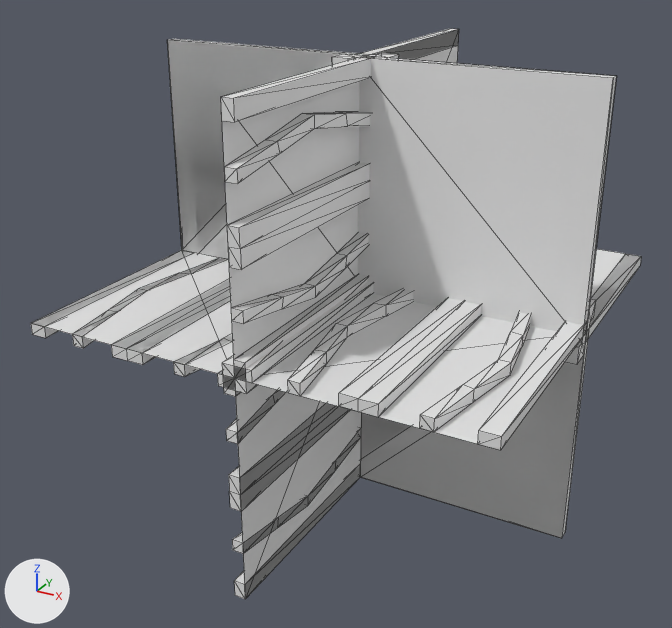
One commit to the OBJ model Data/bmc/tiles/t_104.obj: the scene before it, then after it.
Before and after are seen from a 50 mm lens placed at (0.876, -1.715, 0.777), pointed at (-0.04, -0.05, -0.055). The lights are fixed; the arrows at lower left show +X, +Y and +Z. Mesh edges are drawn as thin lines. Where no turn or scale is listed for an object, it has been applied to the vertices.

Script lines for the objects in view, before the commit:
```python
me_t_104 = bpy.data.meshes.new('t_104')
me_t_104.from_pydata(...)  # 415 vertices, 798 faces; spans x -0.5..0.5, y -0.5..0.5, z -0.5..0.5
ob_t_104 = bpy.data.objects.new('t_104', me_t_104)
ob_t_104.location = (0.0, 0.0, 0.0)
```
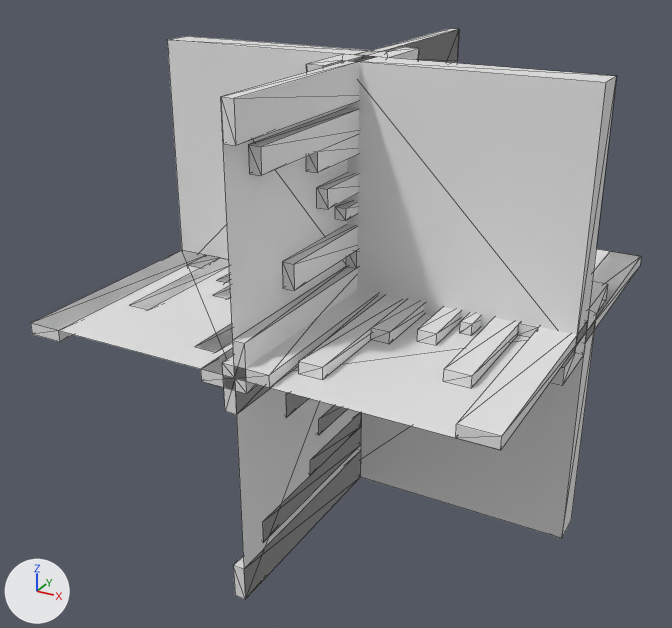
Changed parts and their boxes [x1, y1, x2, y2] in the pictures (672 x 628 px; the box of a moved part takes in the faces that stretch with it):
part 1 of me_t_104, added: after [319, 405, 347, 434]
part 2 of me_t_104, added: after [217, 274, 230, 283]
part 3 of me_t_104, added: after [214, 286, 231, 298]
part 4 of me_t_104, rebuilt: before [224, 112, 370, 184]; after [248, 108, 359, 176]
part 5 of me_t_104, rebuilt: before [288, 289, 413, 396]; after [299, 295, 424, 380]
part 6 of me_t_104, rebuilt: before [339, 298, 481, 417]; after [417, 307, 461, 345]
part 7 of me_t_104, rebuilt: before [227, 162, 369, 270]; after [317, 173, 358, 209]
part 8 of me_t_104, rebuilt: before [173, 335, 233, 377]; after [195, 324, 233, 352]
part 9 of me_t_104, rebuilt: before [232, 429, 361, 554]; after [262, 412, 361, 543]
part 10 of me_t_104, added: after [335, 201, 358, 221]
part 11 of me_t_104, added: after [460, 313, 481, 336]
part 12 of me_t_104, deleted: before [111, 280, 231, 365]
part 13 of me_t_104, deleted: before [229, 403, 347, 511]
part 14 of me_t_104, moved or reshaped: [31, 30, 641, 599] in both

Edits to the bpy script that builds the scene:
```text
Change me_t_104:
    used by ob_t_104; location = (0.0, 0.0, 0.0)
    remove me_t_104.from_pydata(...)  # 415 vertices, 798 faces; spans x -0.5..0.5, y -0.5..0.5, z -0.5..0.5
    add me_t_104.from_pydata(...)  # 351 vertices, 648 faces; spans x -0.5..0.5, y -0.5..0.5, z -0.5..0.5
    me_t_104 part 1: a new loose piece, a box spanning x -0.025..0.0, y -0.2..0.0, z -0.277..-0.237
    me_t_104 part 2: a new loose piece, a box spanning x -0.307..-0.282, y -0.126..0.0, z -0.025..0.0
    me_t_104 part 3: a new loose piece, a box spanning x -0.263..-0.223, y -0.2..0.0, z -0.025..0.0
    me_t_104 part 4: the loose piece of 38 vertices spanning x -0.025..0.025, y -0.5..0.5, z 0.362..0.429 is rebuilt with 25 vertices and now spans x -0.025..0.025, y -0.429..0.429, z 0.318..0.408
    me_t_104 part 5: the loose piece of 38 vertices spanning x 0.071..0.138, y -0.5..0.5, z -0.025..0.025 is rebuilt with 25 vertices and now spans x 0.092..0.182, y -0.429..0.429, z -0.025..0.025
    me_t_104 part 6: the loose piece of 21 vertices spanning x 0.213..0.287, y -0.5..0.5, z -0.025..0.025 is rebuilt with 14 vertices and now spans x 0.223..0.263, y -0.2..0.2, z -0.025..0.025
    me_t_104 part 7: the loose piece of 21 vertices spanning x -0.025..0.025, y -0.5..0.5, z 0.212..0.288 is rebuilt with 14 vertices and now spans x -0.025..0.025, y -0.2..0.2, z 0.237..0.277
    me_t_104 part 8: the loose piece of 20 vertices spanning x -0.138..-0.071, y -0.5..0.0, z -0.025..0.0 is rebuilt with 14 vertices and now spans x -0.182..-0.092, y -0.429..0.0, z -0.025..0.0
    me_t_104 part 9: the loose piece of 20 vertices spanning x -0.025..0.0, y -0.5..0.0, z -0.429..-0.362 is rebuilt with 14 vertices and now spans x -0.025..0.0, y -0.429..0.0, z -0.408..-0.318
    me_t_104 part 10: a new loose piece of 14 vertices spanning x -0.025..0.025, y -0.126..0.126, z 0.193..0.218
    me_t_104 part 11: a new loose piece of 14 vertices spanning x 0.282..0.307, y -0.126..0.126, z -0.025..0.025
    me_t_104 part 12: the loose piece of 12 vertices spanning x -0.287..-0.213, y -0.5..0.0, z -0.025..0.0 is deleted
    me_t_104 part 13: the loose piece of 12 vertices spanning x -0.025..0.0, y -0.5..0.0, z -0.287..-0.212 is deleted
    me_t_104 part 14: 190 vertices removed from x -0.5..0.5, y -0.5..0.5, z -0.5..0.5; 142 vertices added at x -0.5..0.5, y -0.5..0.5, z -0.5..0.5
```
